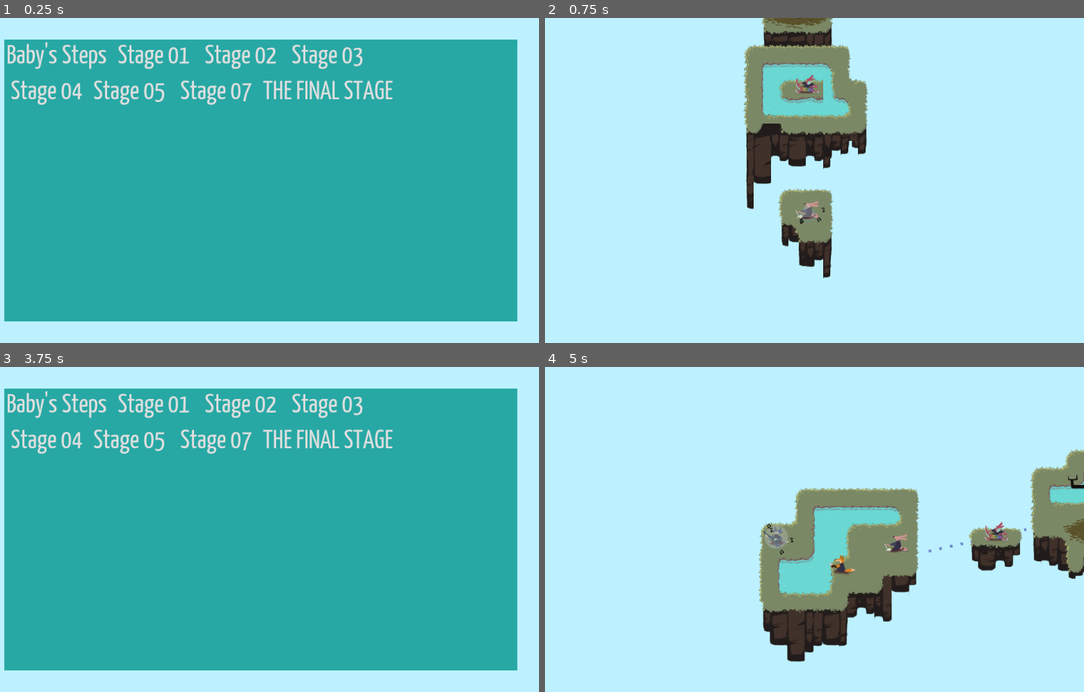
Above: before the commit, frames 1-4 (two rows, left to right).
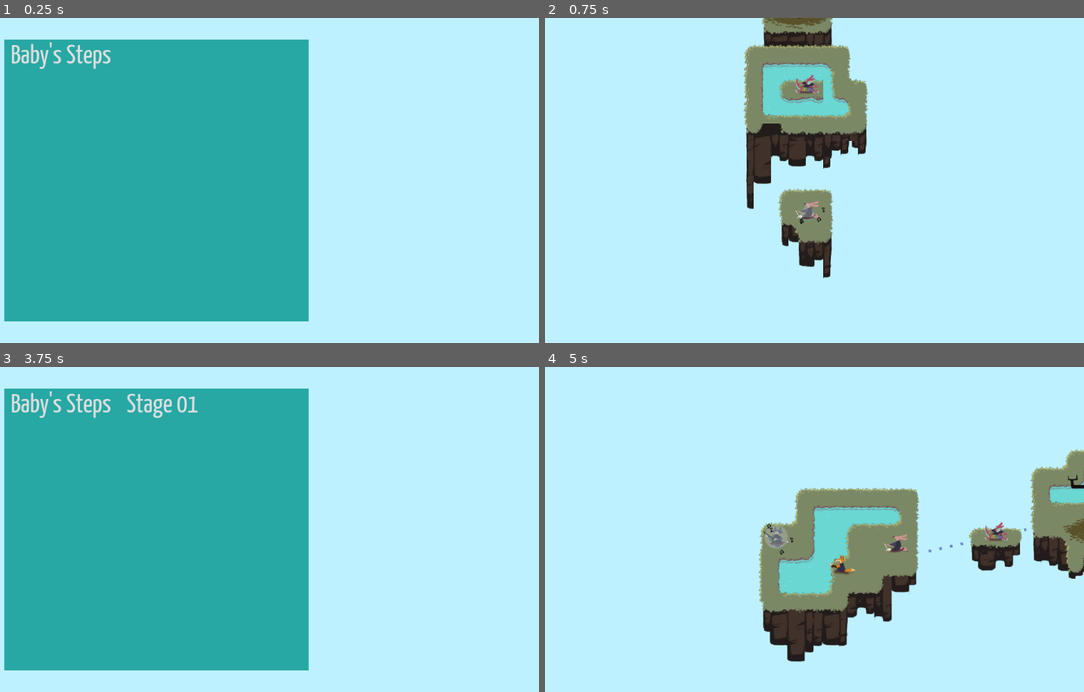
Above: after the commit, the same moments.

Repository: uspgamedev/skyjammers
Game: Godot game, scene res://menus/stage-selector/main.tscn
Same seed, same stepped clock (60 frames per second), same inputs: the game is played once before the commit and once after it. Sound files missing from this copy of the repository are replaced by a short silence.
Inputs:
- Up to frame 1 (0.25 s): no input
- Up to frame 2 (0.75 s): click "Baby's Steps" at 0.5 s
- Up to frame 3 (3.75 s): hold Space (action_play) 1.28-2.03 s; tap Space (action_play) at 2.1, 3.6 s; hold Space (action_play) 2.78-3.53 s
- Up to frame 4 (5 s): click "Stage 01" at 4.25 s

The runs differ from the first frame. In frame 1, 36% of the frame differs, in the area x 1-96%, y 6-94%; in frame 2, nothing differs; in frame 3, 37%; in frame 4, nothing differs.

Commit message:
Stage progress

Diff:
--- a/game/menus/stage-selector/StageSelector.gd
+++ b/game/menus/stage-selector/StageSelector.gd
@@ -4,8 +4,11 @@
 
 func _ready():
 	audioManager.playBGM("LevelSelect")
-
-#func _process(delta):
-#	# Called every frame. Delta is time since last frame.
-#	# Update game logic here.
-#	pass
+	var total = get_tree().get_root().get_node("Progress").get_total() + 1
+	var count = 0
+	for button in $Panel/GridContainer.get_children():
+		if count < total:
+			button.show()
+		else:
+			button.hide()
+		count += 1
--- a/game/menus/stage-selector/button.gd
+++ b/game/menus/stage-selector/button.gd
@@ -4,3 +4,4 @@
 
 func _on_select():
 	get_tree().change_scene_to(stage_scene)
+	get_node("/root/Progress").stage_started(get_position_in_parent())
--- a/game/menus/stage-selector/main.tscn
+++ b/game/menus/stage-selector/main.tscn
@@ -31,11 +31,11 @@
 
 anchor_left = 0.0
 anchor_top = 0.0
-anchor_right = 1.0
+anchor_right = 0.0
 anchor_bottom = 1.0
 margin_left = 40.0
 margin_top = 40.0
-margin_right = -40.0
+margin_right = 600.0
 margin_bottom = -40.0
 rect_pivot_offset = Vector2( 0, 0 )
 mouse_filter = 0
@@ -45,105 +45,91 @@
 theme = ExtResource( 2 )
 _sections_unfolded = [ "Anchor", "Margin", "Theme" ]
 
-[node name="VBoxContainer" type="VBoxContainer" parent="Panel" index="0"]
+[node name="GridContainer" type="GridContainer" parent="Panel" index="0"]
 
 anchor_left = 0.0
 anchor_top = 0.0
-anchor_right = 0.0
-anchor_bottom = 0.0
-margin_right = 975.0
-margin_bottom = 72.0
+anchor_right = 1.0
+anchor_bottom = 1.0
 rect_pivot_offset = Vector2( 0, 0 )
 mouse_filter = 1
 mouse_default_cursor_shape = 0
 size_flags_horizontal = 1
 size_flags_vertical = 1
-alignment = 0
-_sections_unfolded = [ "Anchor", "Grow Direction", "Rect" ]
-
-[node name="GridContainer" type="HBoxContainer" parent="Panel/VBoxContainer" index="0"]
-
-anchor_left = 0.0
-anchor_top = 0.0
-anchor_right = 0.0
-anchor_bottom = 0.0
-margin_right = 975.0
-margin_bottom = 72.0
-rect_pivot_offset = Vector2( 0, 0 )
-mouse_filter = 1
-mouse_default_cursor_shape = 0
-size_flags_horizontal = 1
-size_flags_vertical = 1
-alignment = 0
+columns = 2
 _sections_unfolded = [ "Anchor", "Margin" ]
 
-[node name="Button5" parent="Panel/VBoxContainer/GridContainer" index="0" instance=ExtResource( 3 )]
+[node name="Button5" parent="Panel/GridContainer" index="0" instance=ExtResource( 3 )]
 
-margin_right = 193.0
-text = "Baby's Steps"
+margin_right = 209.0
+text = " Baby's Steps "
+align = 0
+_sections_unfolded = [ "Anchor", "Margin", "Theme" ]
 stage_scene = ExtResource( 4 )
 
-[node name="Button" parent="Panel/VBoxContainer/GridContainer" index="1" instance=ExtResource( 3 )]
+[node name="Button" parent="Panel/GridContainer" index="1" instance=ExtResource( 3 )]
 
-margin_left = 197.0
-margin_right = 353.0
+margin_left = 213.0
+margin_right = 460.0
+align = 0
+_sections_unfolded = [ "Anchor", "Margin", "Theme" ]
 stage_scene = ExtResource( 5 )
 
-[node name="Button2" parent="Panel/VBoxContainer/GridContainer" index="2" instance=ExtResource( 3 )]
+[node name="Button2" parent="Panel/GridContainer" index="2" instance=ExtResource( 3 )]
 
-margin_left = 357.0
-margin_right = 513.0
+margin_top = 76.0
+margin_right = 209.0
+margin_bottom = 148.0
 text = " Stage 02 "
+align = 0
 stage_scene = ExtResource( 6 )
 
-[node name="Button3" parent="Panel/VBoxContainer/GridContainer" index="3" instance=ExtResource( 3 )]
+[node name="Button3" parent="Panel/GridContainer" index="3" instance=ExtResource( 3 )]
 
-margin_left = 517.0
-margin_right = 673.0
+margin_left = 213.0
+margin_top = 76.0
+margin_right = 460.0
+margin_bottom = 148.0
 text = " Stage 03 "
+align = 0
 stage_scene = ExtResource( 7 )
 
-[node name="HBoxContainer" type="HBoxContainer" parent="Panel/VBoxContainer" index="1"]
+[node name="Button6" parent="Panel/GridContainer" index="4" instance=ExtResource( 3 )]
 
-anchor_left = 0.0
-anchor_top = 0.0
-anchor_right = 0.0
-anchor_bottom = 0.0
-margin_top = 76.0
-margin_right = 975.0
-margin_bottom = 148.0
-rect_pivot_offset = Vector2( 0, 0 )
-mouse_filter = 1
-mouse_default_cursor_shape = 0
-size_flags_horizontal = 1
-size_flags_vertical = 1
-alignment = 0
-
-[node name="Button6" parent="Panel/VBoxContainer/HBoxContainer" index="0" instance=ExtResource( 3 )]
-
-margin_right = 148.0
+margin_top = 152.0
+margin_right = 209.0
+margin_bottom = 224.0
 text = " Stage 04"
+align = 0
 stage_scene = ExtResource( 8 )
 
-[node name="Button7" parent="Panel/VBoxContainer/HBoxContainer" index="1" instance=ExtResource( 3 )]
+[node name="Button7" parent="Panel/GridContainer" index="5" instance=ExtResource( 3 )]
 
-margin_left = 152.0
-margin_right = 308.0
+margin_left = 213.0
+margin_top = 152.0
+margin_right = 460.0
+margin_bottom = 224.0
 text = " Stage 05 "
+align = 0
 stage_scene = ExtResource( 9 )
 
-[node name="Button8" parent="Panel/VBoxContainer/HBoxContainer" index="2" instance=ExtResource( 3 )]
+[node name="Button8" parent="Panel/GridContainer" index="6" instance=ExtResource( 3 )]
 
-margin_left = 312.0
-margin_right = 468.0
+margin_top = 228.0
+margin_right = 209.0
+margin_bottom = 300.0
 text = " Stage 07 "
+align = 0
 stage_scene = ExtResource( 10 )
 
-[node name="Button4" parent="Panel/VBoxContainer/HBoxContainer" index="3" instance=ExtResource( 3 )]
+[node name="Button4" parent="Panel/GridContainer" index="7" instance=ExtResource( 3 )]
 
-margin_left = 472.0
-margin_right = 719.0
+margin_left = 213.0
+margin_top = 228.0
+margin_right = 460.0
+margin_bottom = 300.0
 text = "THE FINAL STAGE"
+align = 0
 stage_scene = ExtResource( 11 )
 
 [node name="AudioManager" parent="." index="1" instance=ExtResource( 12 )]
--- /dev/null
+++ b/game/progress/progress.gd
@@ -0,0 +1,33 @@
+extends Node
+
+const SAVEFILE = "user://progress.save"
+
+onready var total = 0
+
+var last
+
+func _ready():
+	var progress = File.new()
+	if !progress.file_exists(SAVEFILE):
+		total = 0
+		return
+	progress.open(SAVEFILE, File.READ)
+	total = progress.get_16()
+	progress.close()
+
+func get_total():
+	return self.total
+
+func stage_started(id):
+	self.last = id
+
+func stage_finished():
+	self.total = max(self.total, self.last+1)
+
+func _notification(what):
+	if (what == MainLoop.NOTIFICATION_WM_QUIT_REQUEST):
+		print("saving?")
+		var progress = File.new()
+		progress.open(SAVEFILE, File.WRITE)
+		progress.store_16(self.total)
+		get_tree().quit()
--- /dev/null
+++ b/game/progress/progress.tscn
@@ -0,0 +1,7 @@
+[gd_scene load_steps=2 format=2]
+
+[ext_resource path="res://progress/progress.gd" type="Script" id=1]
+
+[node name="Progress" type="Node"]
+
+script = ExtResource( 1 )
--- a/game/project.godot
+++ b/game/project.godot
@@ -14,6 +14,10 @@
 run/main_scene="res://menus/stage-selector/main.tscn"
 config/icon="res://icon.png"
 
+[autoload]
+
+Progress="*res://progress/progress.tscn"
+
 [input]
 
 action_play=[ Object(InputEventKey,"resource_local_to_scene":false,"resource_name":"","device":0,"alt":false,"shift":false,"control":false,"meta":false,"command":false,"pressed":false,"scancode":32,"unicode":0,"echo":false,"script":null)
--- a/game/stages/base.gd
+++ b/game/stages/base.gd
@@ -49,6 +49,7 @@
 		activeInstrument.pulse()
 		camera_shake()
 	elif win:
+		get_node("/root/Progress").stage_finished()
 		get_tree().change_scene("res://menus/stage-selector/main.tscn")
 
 func _process(delta):
